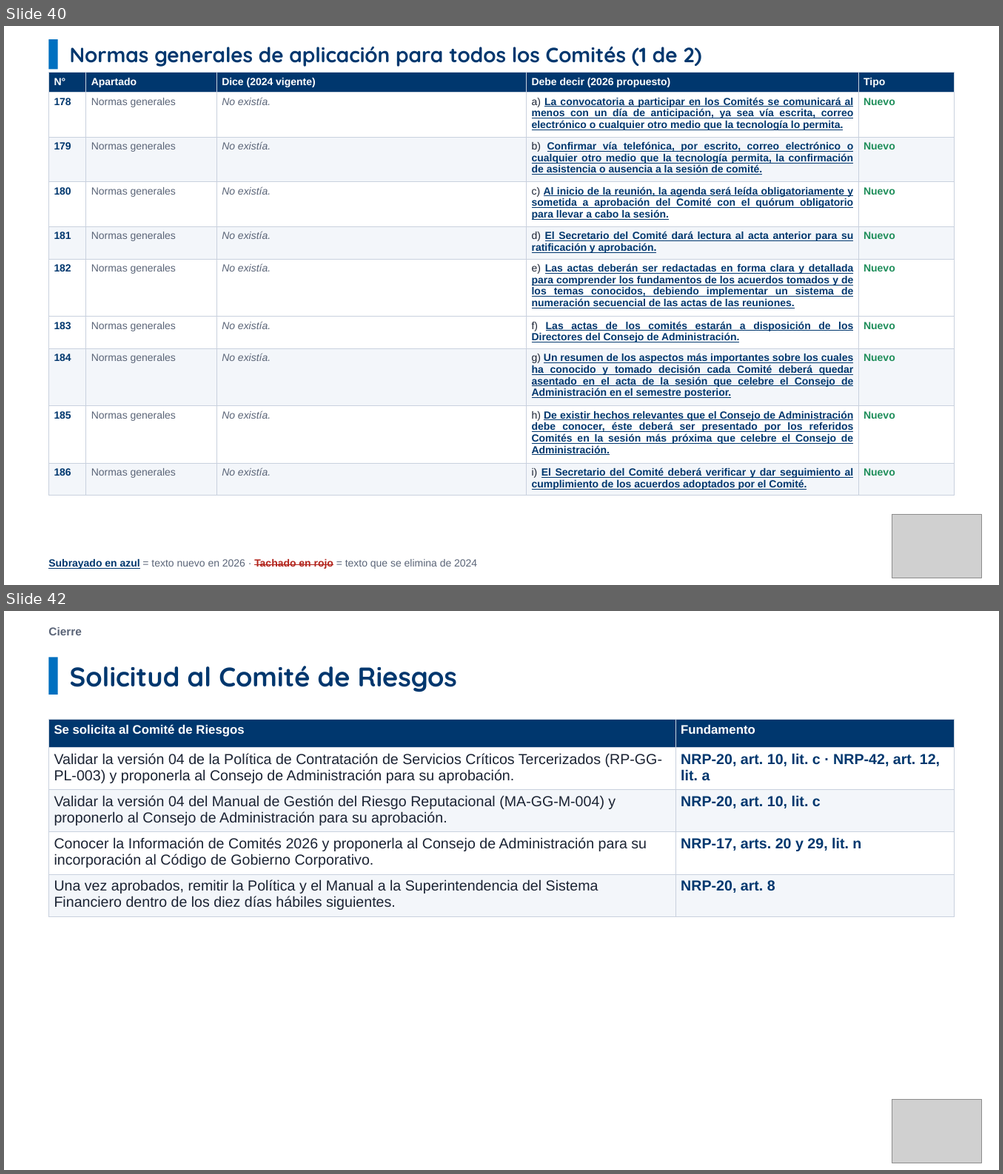
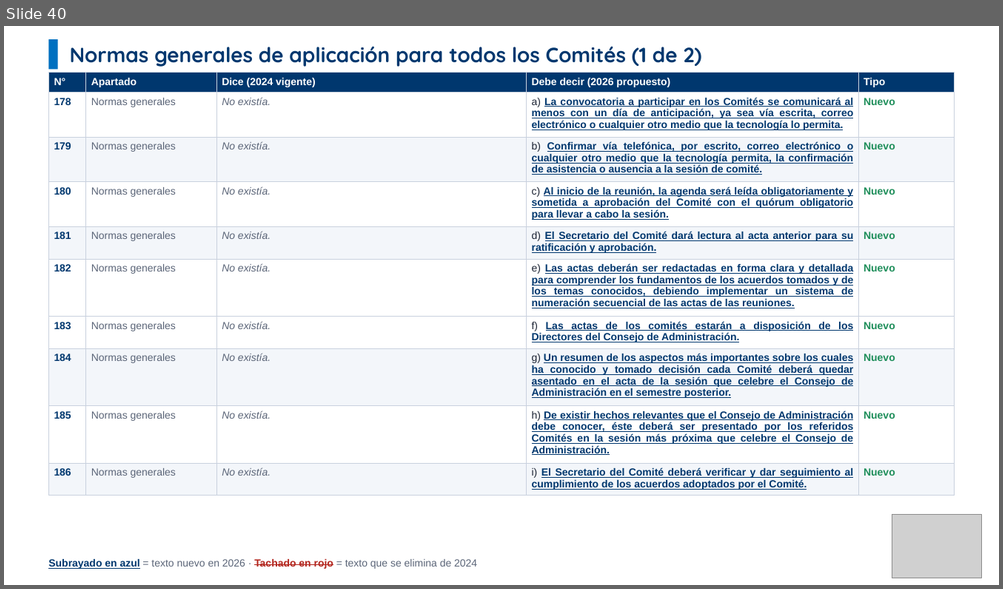
Before and after one commit to menjivar201280/riesgo, a slide deck: comparativo-comite-riesgos/Comparativo_Comite_Riesgos_V03_vs_V04.pptx. Shown one above the other, each under a label of ours: slides 40 and 42 before the commit, slide 40 after it; the slides between them are not shown. The pictures are 1003x1174 and 1003x589 pixels, drawn with LibreOffice and Linux fonts; fonts in the diff are those of the drawing; grey boxes stand for pictures. Boxes give left, top, right and bottom in pixels: in the first picture for what was removed or moved away, otherwise in the second. Text is boxed around its words. In the diff, an @@ line names an element or a change of style, - is before the commit and + after.

```diff
--- a/comparativo-comite-riesgos/Comparativo_Comite_Riesgos_V03_vs_V04.pptx
+++ b/comparativo-comite-riesgos/Comparativo_Comite_Riesgos_V03_vs_V04.pptx
@@ slide 42 removed at [4,611,999,1170], background #FFFFFF @@
@@ text removed at [48,627,82,635] @@
-Cierre
@@ rectangle removed at [48,658,58,695] @@
@@ text removed at [70,666,457,692] @@
-Solicitud al Comité de Riesgos
@@ table removed at [48,719,954,917], 5 rows, 2 columns @@
-Se solicita al Comité de Riesgos | Fundamento
-Validar la versión 04 de la Política de Contratación de Servicios Críticos Tercerizados (RP-GG-PL-003) y proponerla al Consejo de Administración para su aprobación. | NRP-20, art. 10, lit. c · NRP-42, art. 12, lit. a
-Validar la versión 04 del Manual de Gestión del Riesgo Reputacional (MA-GG-M-004) y proponerlo al Consejo de Administración para su aprobación. | NRP-20, art. 10, lit. c
-Conocer la Información de Comités 2026 y proponerla al Consejo de Administración para su incorporación al Código de Gobierno Corporativo. | NRP-17, arts. 20 y 29, lit. n
-Una vez aprobados, remitir la Política y el Manual a la Superintendencia del Sistema Financiero dentro de los diez días hábiles siguientes. | NRP-20, art. 8
@@ picture removed at [892,1099,982,1164] @@
```
Also in this commit, not shown: 2 slides changed.
